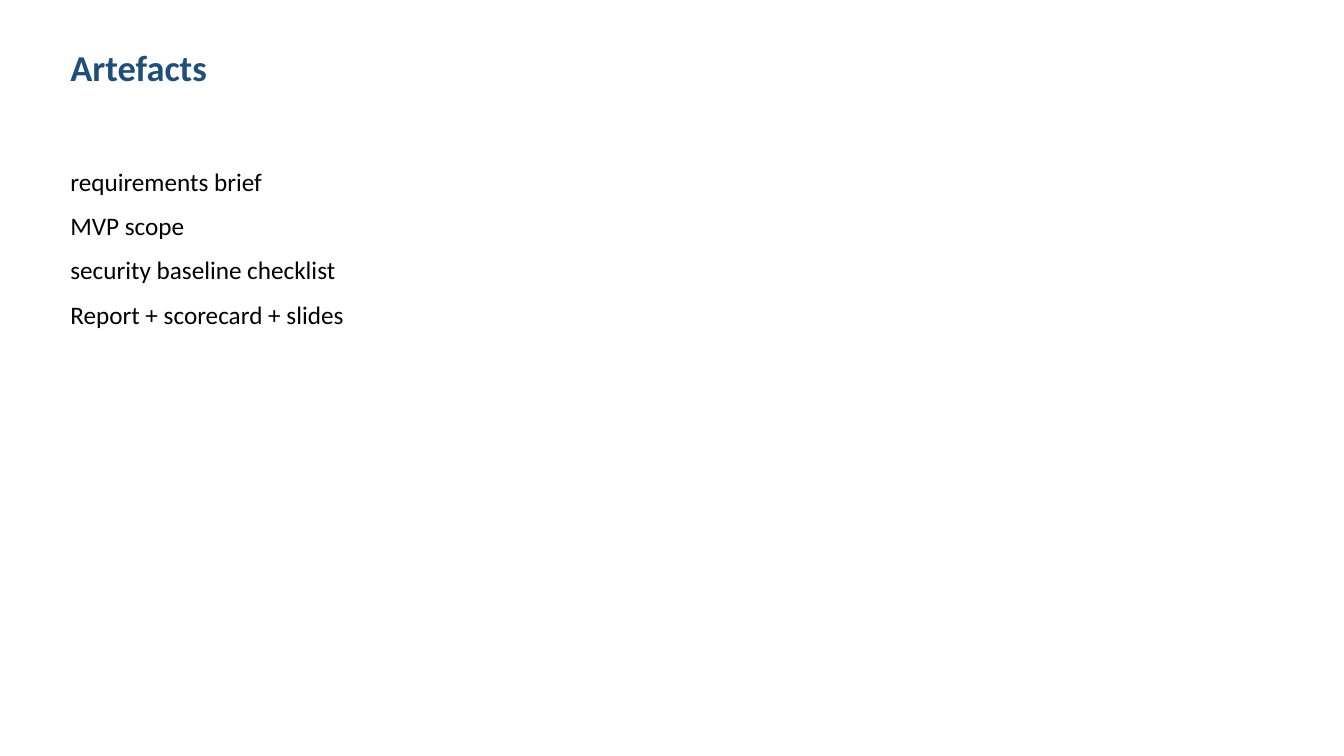
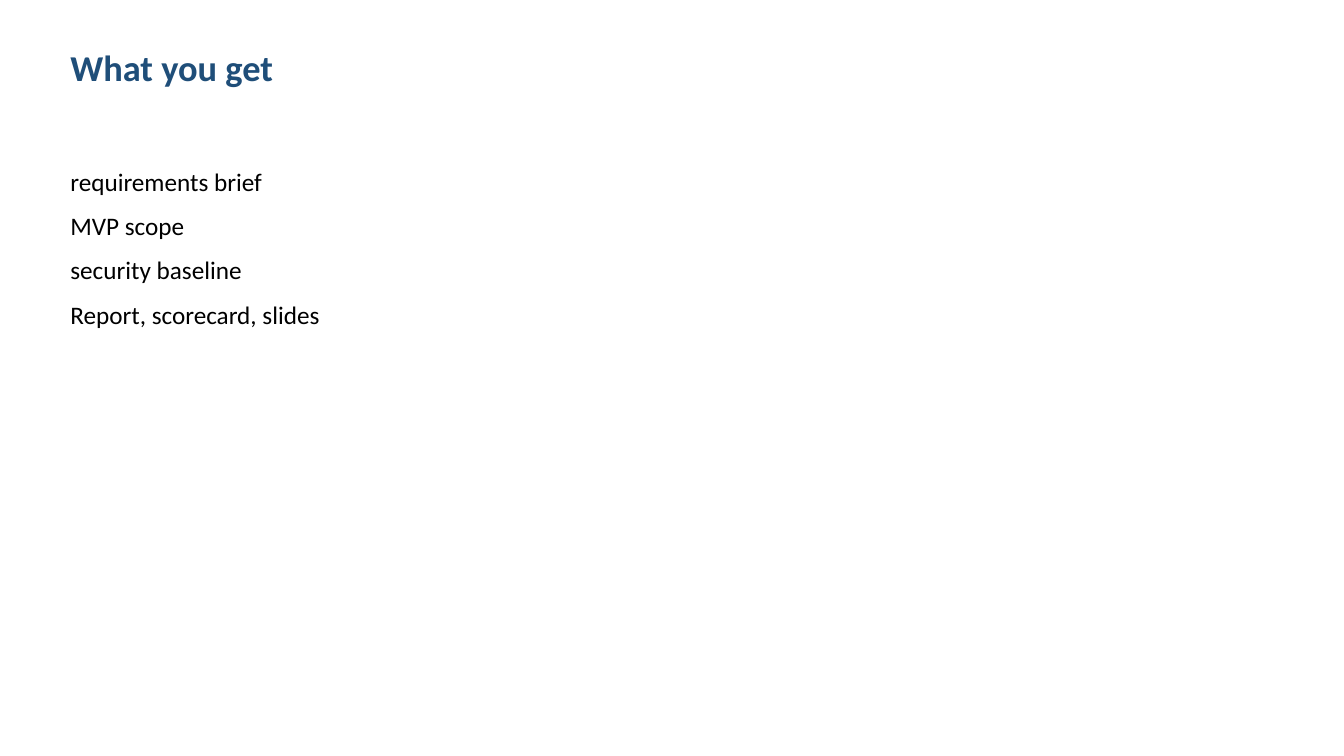
Before and after one commit to shohrabniaz/abn-holder-gst-expense-tracker-app, a slide deck: slide 3 of Final_Submission/02_Presentation.pptx. Drawn at 1344x756 pixels with LibreOffice and Linux fonts; fonts in the diff are those of the drawing. Boxes give left, top, right and bottom in pixels: in the first picture for what was removed or moved away, otherwise in the second. Text is boxed around its words. In the diff, an @@ line names an element or a change of style, - is before the commit and + after.

```diff
--- a/Final_Submission/02_Presentation.pptx
+++ b/Final_Submission/02_Presentation.pptx
@@ text at [70,55,273,87]: text changed @@
-Artefacts
+What you get
@@ text at [70,261,319,328]: text changed @@
-security baseline checklist
-Report + scorecard + slides
+security baseline
+Report, scorecard, slides
```
Also in this commit, not shown: 2 other slides changed, 1 slide added, 1 slide removed, 12 other files.
